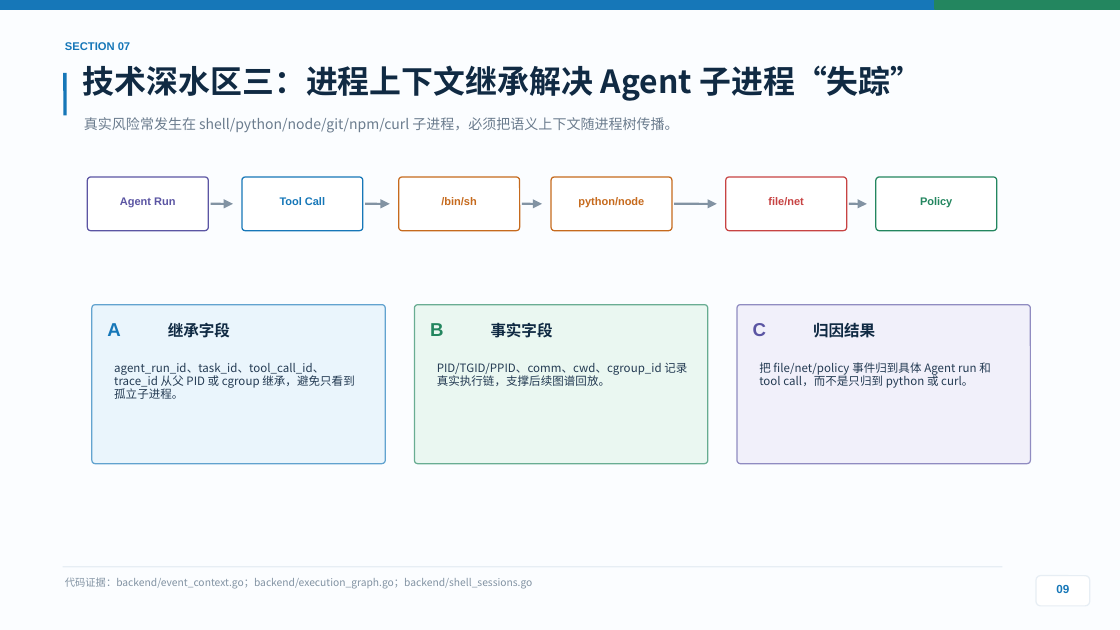
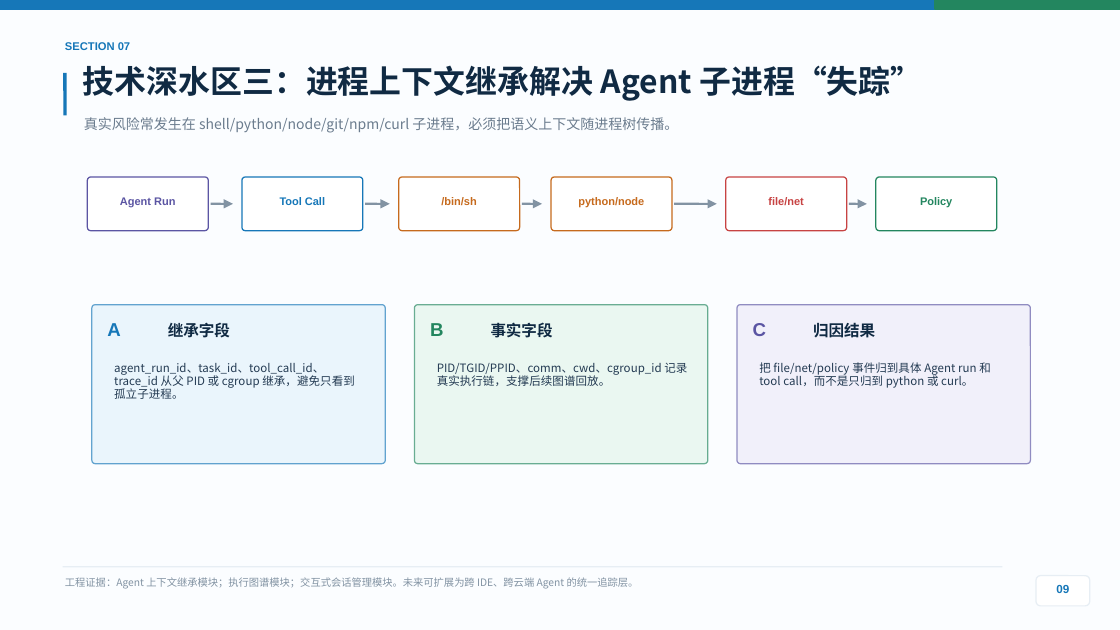
Before and after one commit to stevessr/agent-ebpf-filter, a slide deck: slide 9 of docs/competition/2026-guochuang/output/final/Agent-eBPF-Filter-项目答辩路演PPT-浅色优化版.pptx. Drawn at 1120x630 pixels with LibreOffice and Linux fonts; fonts in the diff are those of the drawing. Boxes give left, top, right and bottom in pixels: in the first picture for what was removed or moved away, otherwise in the second. Text is boxed around its words. In the diff, an @@ line names an element or a change of style, - is before the commit and + after.

Commit message:
优化项目答辩PPT内容，调整技术深度与未来前景的表达，更新相关图像和代码证据

```diff
--- a/docs/competition/2026-guochuang/output/final/Agent-eBPF-Filter-项目答辩路演PPT-浅色优化版.pptx
+++ b/docs/competition/2026-guochuang/output/final/Agent-eBPF-Filter-项目答辩路演PPT-浅色优化版.pptx
@@ text at (x1=65, y1=577, x2=639, y2=589): text changed @@
-代码证据：backend/event_context.go；backend/execution_graph.go；backend/shell_sessions.go
+工程证据：Agent 上下文继承模块；执行图谱模块；交互式会话管理模块。未来可扩展为跨 IDE、跨云端 Agent 的统一追踪层。
```
Also in this commit, not shown: 5 other slides changed, 13 other files.
